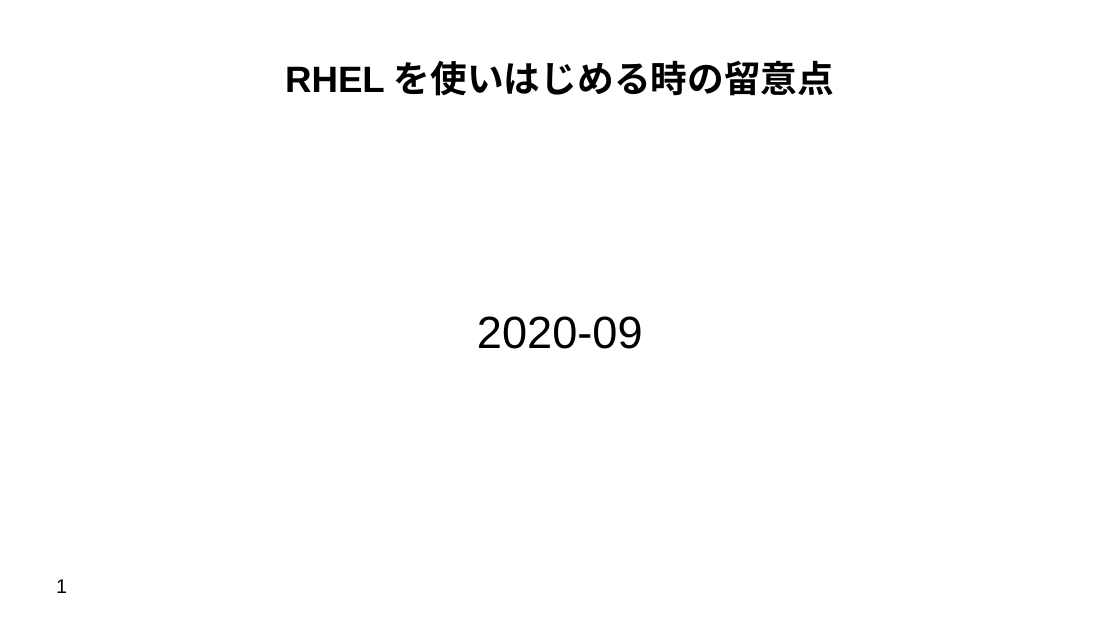
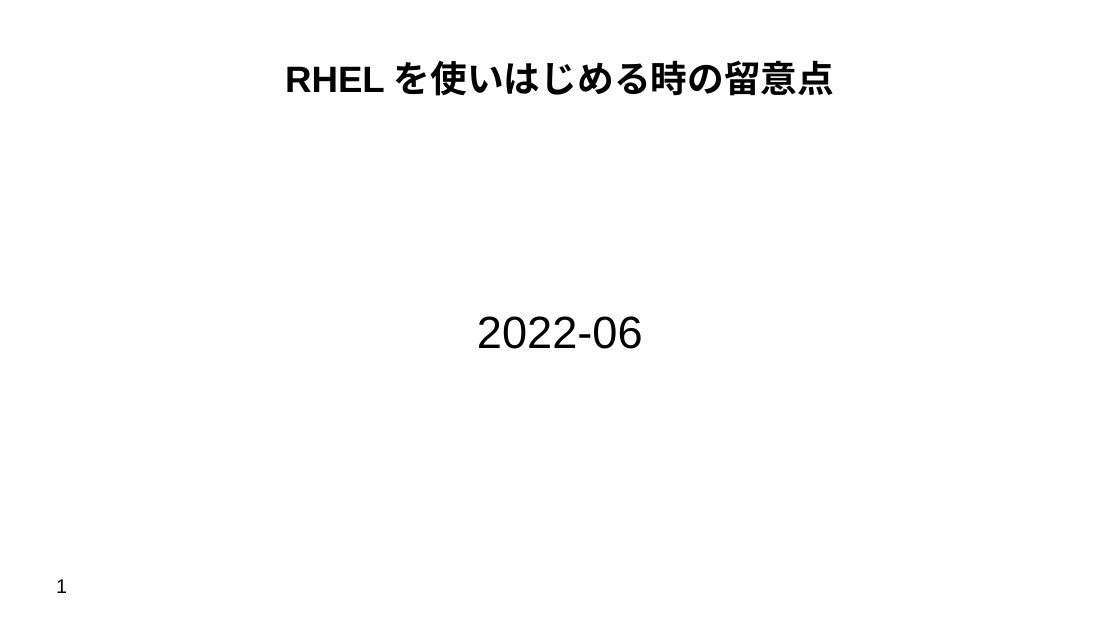
Before and after one commit to moriwaka/moriwaka.github.io, a slide deck: slide 1 of Presentation/RHEL/beginner/rhel-atfirst.odp. Drawn at 1120x630 pixels with LibreOffice and Linux fonts; fonts in the diff are those of the drawing. Boxes give left, top, right and bottom in pixels: in the first picture for what was removed or moved away, otherwise in the second. Text is boxed around its words. In the diff, an @@ line names an element or a change of style, - is before the commit and + after.

```diff
--- a/Presentation/RHEL/beginner/rhel-atfirst.odp
+++ b/Presentation/RHEL/beginner/rhel-atfirst.odp
@@ subtitle at (477, 316, 643, 349): text changed @@
-2020-09
+2022-06
```
Also in this commit, not shown: 6 other slides changed, 2 other files.
